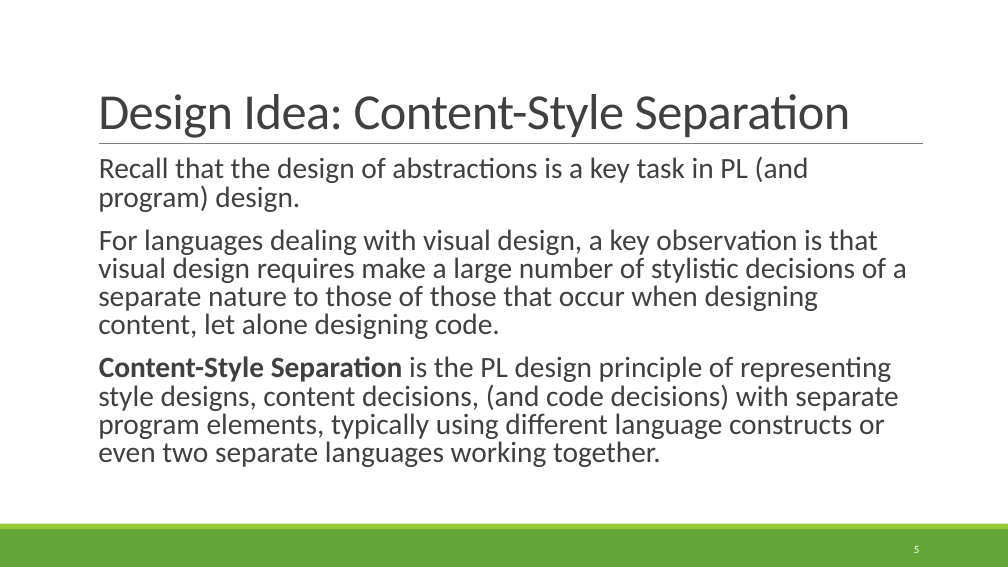
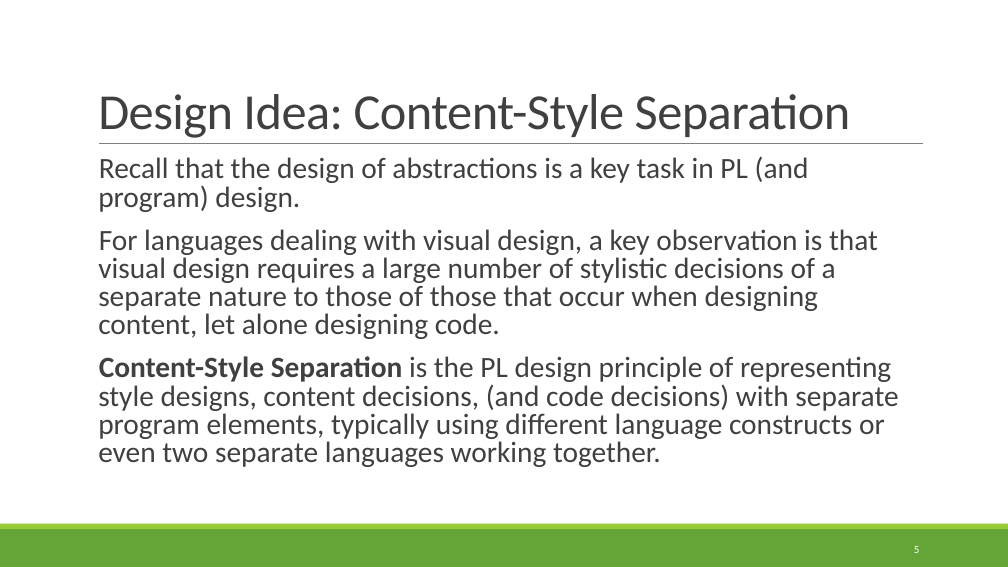
Before and after one commit to rbohrer/pl-course, a slide deck: slide 5 of LectureSlides/99Diagrams.pptx. Drawn at 1008x567 pixels with LibreOffice and Linux fonts; fonts in the diff are those of the drawing. Boxes give left, top, right and bottom in pixels: in the first picture for what was removed or moved away, otherwise in the second. Text is boxed around its words. In the diff, an @@ line names an element or a change of style, - is before the commit and + after.

```diff
--- a/LectureSlides/99Diagrams.pptx
+++ b/LectureSlides/99Diagrams.pptx
@@ text at [98, 229, 878, 339]: text changed @@
-  For languages dealing with visual design, a key observation is that visual design requires make a large number of stylistic decisions of a separate nature to those of those that occur when designing content, let alone designing code.
+  For languages dealing with visual design, a key observation is that visual design requires a large number of stylistic decisions of a separate nature to those of those that occur when designing content, let alone designing code.
```
Also in this commit, not shown: 1 other slide changed, 1 slide added.
